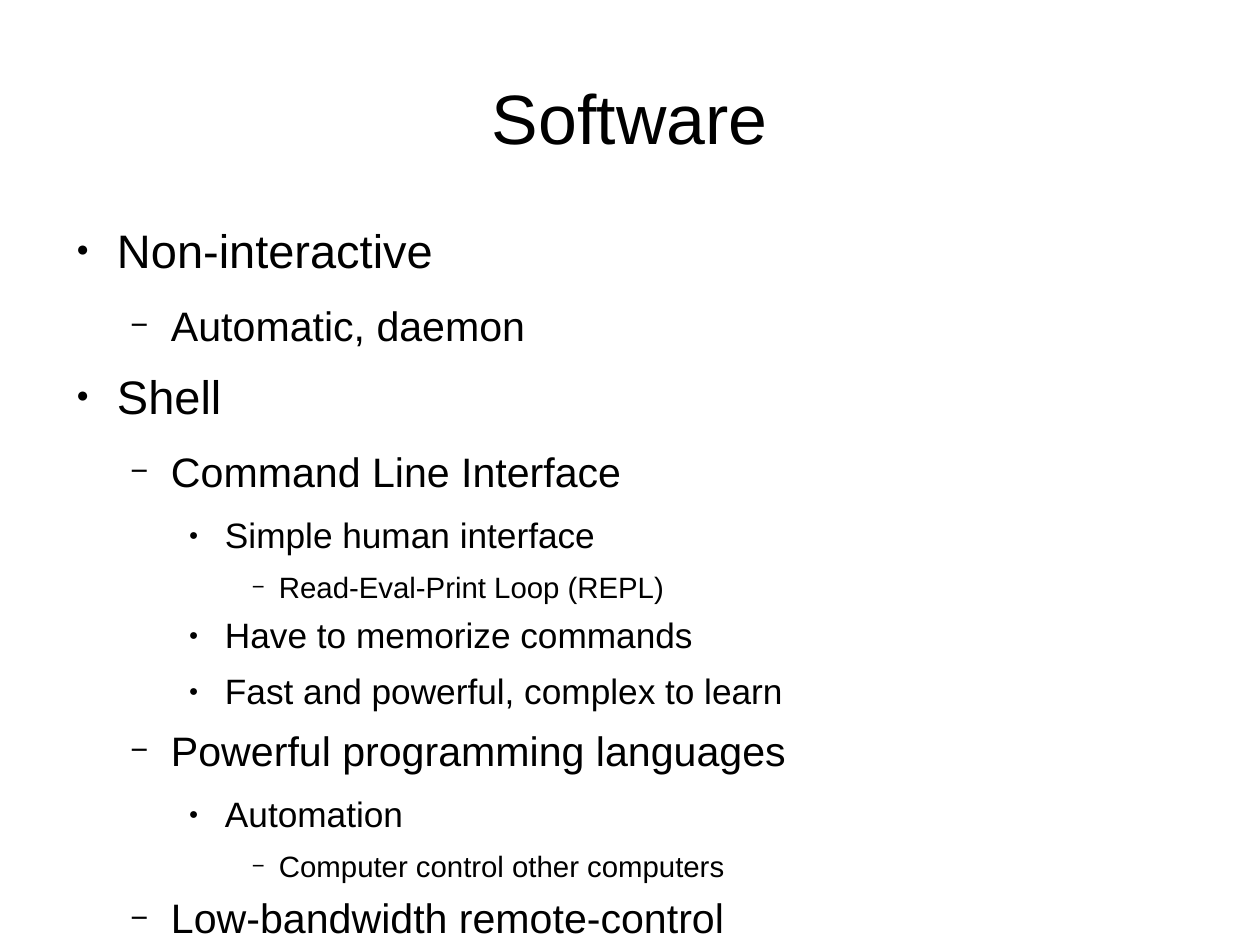
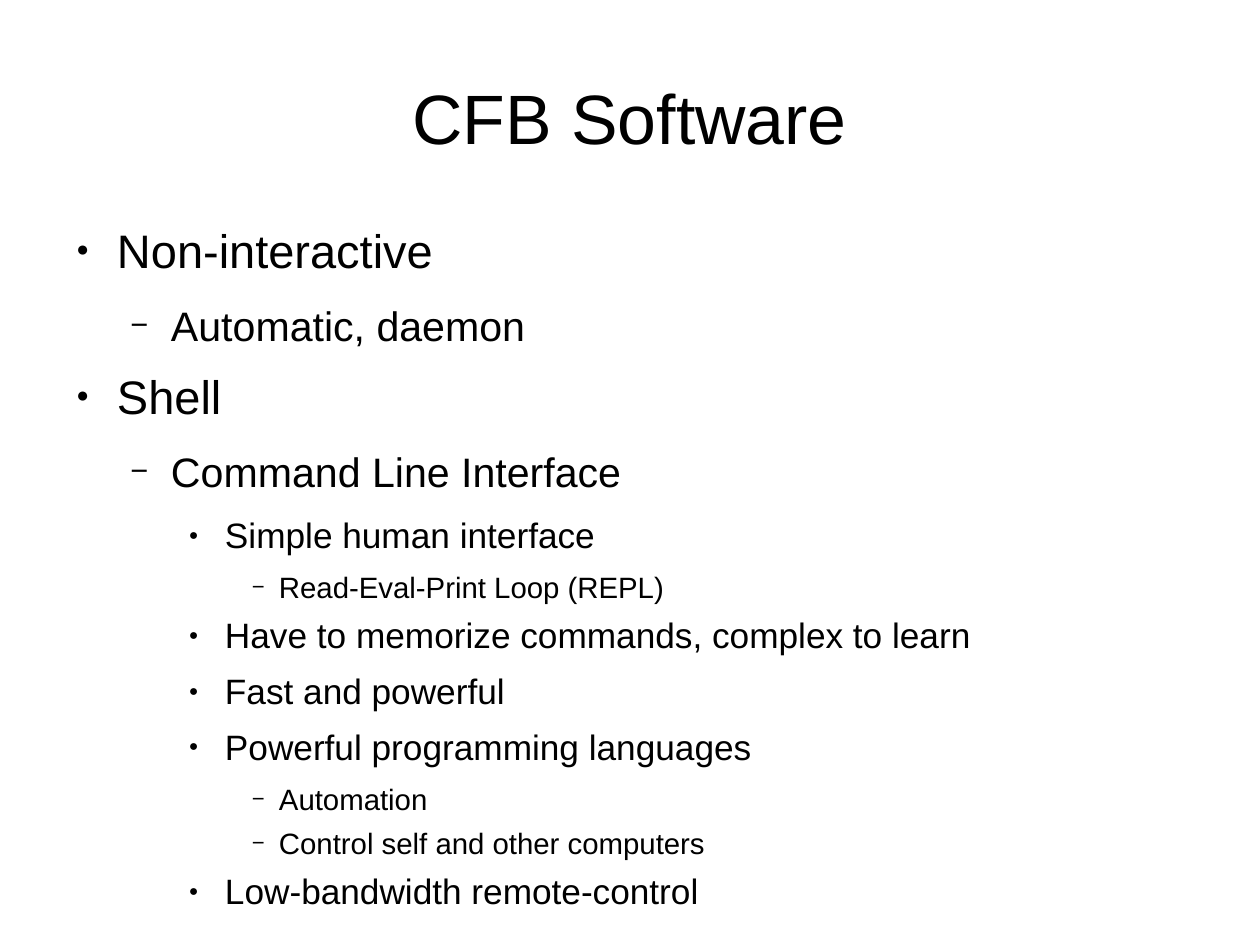
Before and after one commit to UNR-CFB/bch-709-intro-bioinformatics-2015f, a slide deck: slide 12 of day-1/doc/presentation.odp. Drawn at 1260x945 pixels with LibreOffice and Linux fonts; fonts in the diff are those of the drawing. Boxes give left, top, right and bottom in pixels: in the first picture for what was removed or moved away, otherwise in the second. Text is boxed around its words. In the diff, an @@ line names an element or a change of style, - is before the commit and + after.

```diff
--- a/day-1/doc/presentation.odp
+++ b/day-1/doc/presentation.odp
@@ title at (412,93,846,145): text changed @@
-Software
+CFB Software
@@ text at (225,622,970,711): text changed @@
-    ● Have to memorize commands
-    ● Fast and powerful, complex to learn
+    ● Have to memorize commands, complex to learn
+    ● Fast and powerful
@@ text at (225,734,751,905): size 25.9 to 22.2 pt in "Powerful programming languages", "Low-bandwidth remote-control"; size 22.2 to 18.5 pt in "Automation"; bullet − to ●; list level 2 to 3 in "Powerful programming languages"; bullet ● to −; list level 3 to 4 in "Automation"; list level 2 to 3 in "Low-bandwidth remote-control" @@
@@ text at (279,832,705,860): text changed @@
-      − Computer control other computers
+      − Control self and other computers
```
Also in this commit, not shown: 15 other slides changed, 1 other file.
